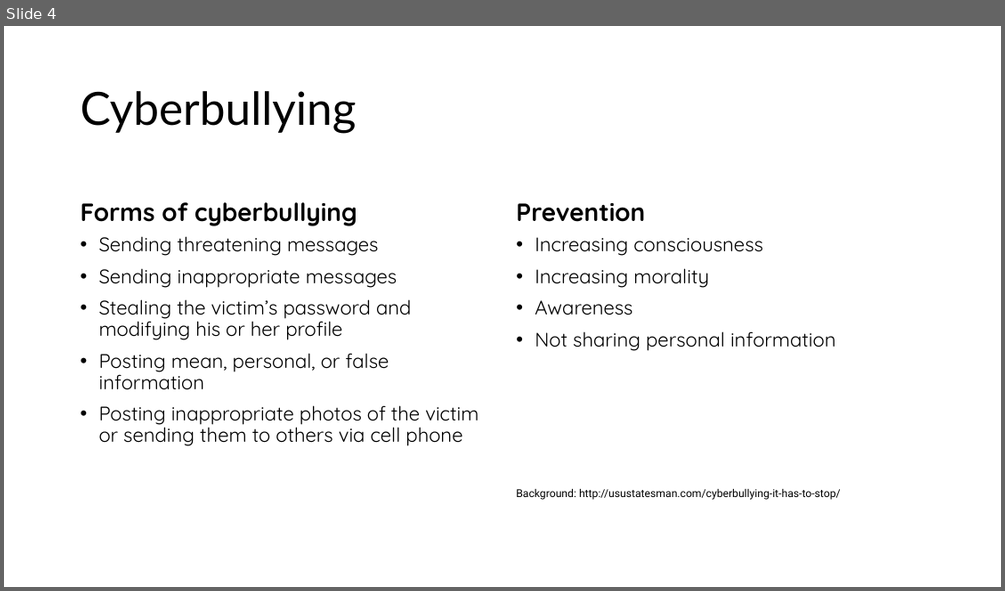
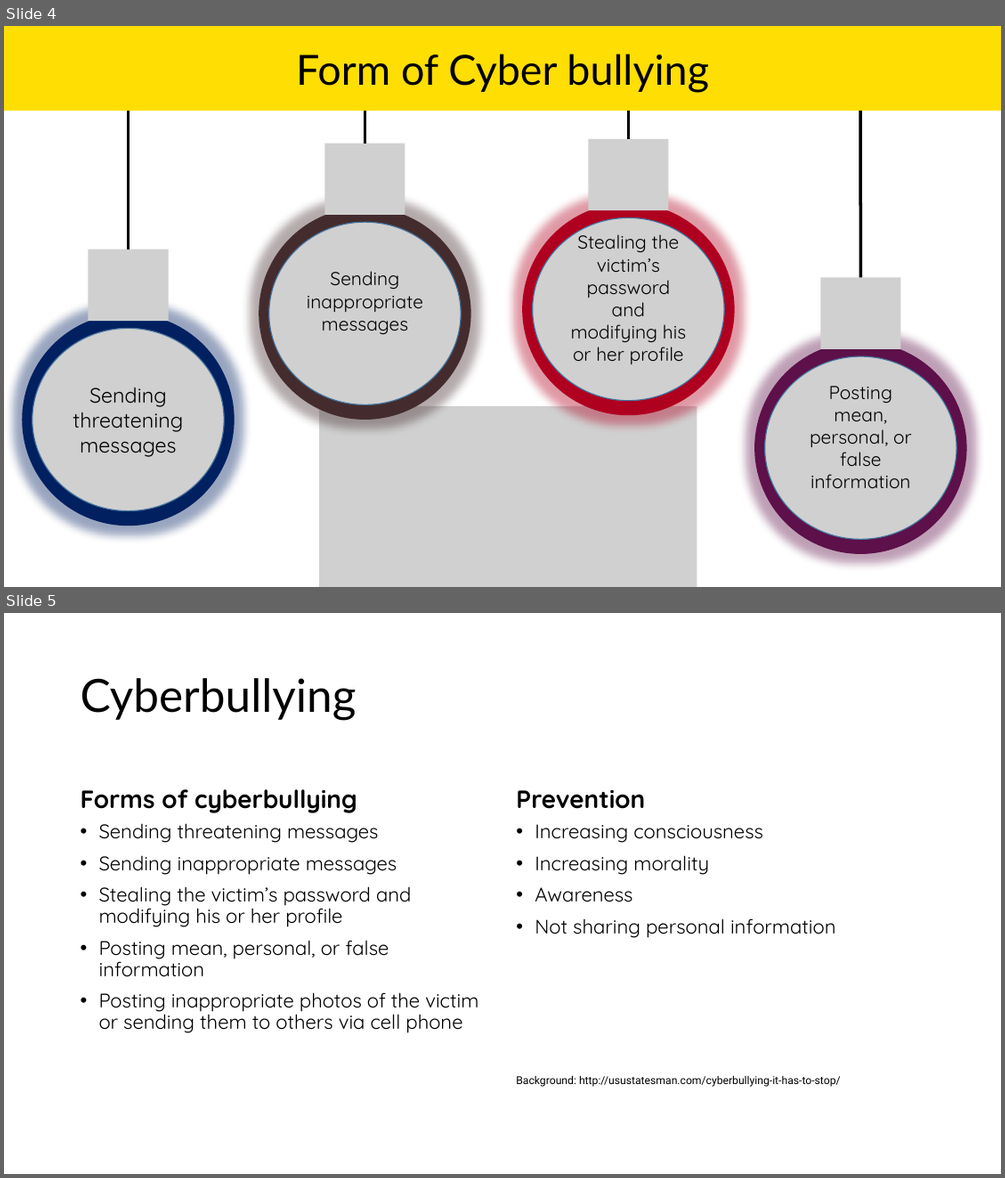
Before and after one commit to atiqahammed/6th-semester, a slide deck: 603-ET/social networking ethical issues.pptx. Shown one above the other, each under a label of ours: slide 4 before the commit, slides 4 and 5 after it. The pictures are 1005x591 and 1005x1178 pixels, drawn with LibreOffice and Linux fonts; fonts in the diff are those of the drawing; grey boxes stand for pictures; background and template pictures are left out. Boxes give left, top, right and bottom in pixels: in the first picture for what was removed or moved away, otherwise in the second. Text is boxed around its words. In the diff, an @@ line names an element or a change of style, - is before the commit and + after.

```diff
--- a/603-ET/social networking ethical issues.pptx
+++ b/603-ET/social networking ethical issues.pptx
@@ slide 4 added at bbox=[4, 26, 1001, 587], background #FFFFFF @@
@@ rectangle added at bbox=[4, 26, 1001, 111], fill #FFDE03, 40 pt, text #000000 @@
+Form of Cyber bullying
@@ line added from (128, 249) to (128, 45), #000000 3 pt @@
@@ line added from (365, 143) to (365, 26), #000000 3 pt @@
@@ line added from (629, 139) to (629, 26), #000000 3 pt @@
@@ line added from (861, 277) to (860, 26), #000000 3 pt @@
@@ picture added at bbox=[324, 143, 404, 216] @@
@@ picture added at bbox=[588, 139, 668, 211] @@
@@ ellipse added at bbox=[259, 207, 471, 419], fill #442C2E @@
@@ ellipse added at bbox=[522, 203, 735, 416], fill #B00020 @@
@@ picture added at bbox=[268, 222, 461, 404], 18 pt, text #000000 @@
+Sending inappropriate messages
@@ picture added at bbox=[533, 217, 724, 400], 18 pt, text #000000 @@
+Stealing the victim’s password and modifying his or her profile
@@ picture added at bbox=[88, 249, 168, 321] @@
@@ picture added at bbox=[821, 277, 900, 349] @@
@@ ellipse added at bbox=[22, 313, 235, 525], fill #002060 @@
@@ picture added at bbox=[32, 328, 224, 510], 20 pt, text #000000 @@
+Sending threatening messages
@@ ellipse added at bbox=[755, 342, 967, 554], fill #5D1049 @@
@@ picture added at bbox=[765, 356, 956, 539], 18 pt, text #000000 @@
+Posting mean, personal, or false information
@@ picture added at bbox=[320, 406, 697, 587] @@
@@ what was slide 4 is now slide 5 @@
```
Also in this commit, not shown: 2 slides changed, 1 other slide added, 1 slide removed, 10 other files.
